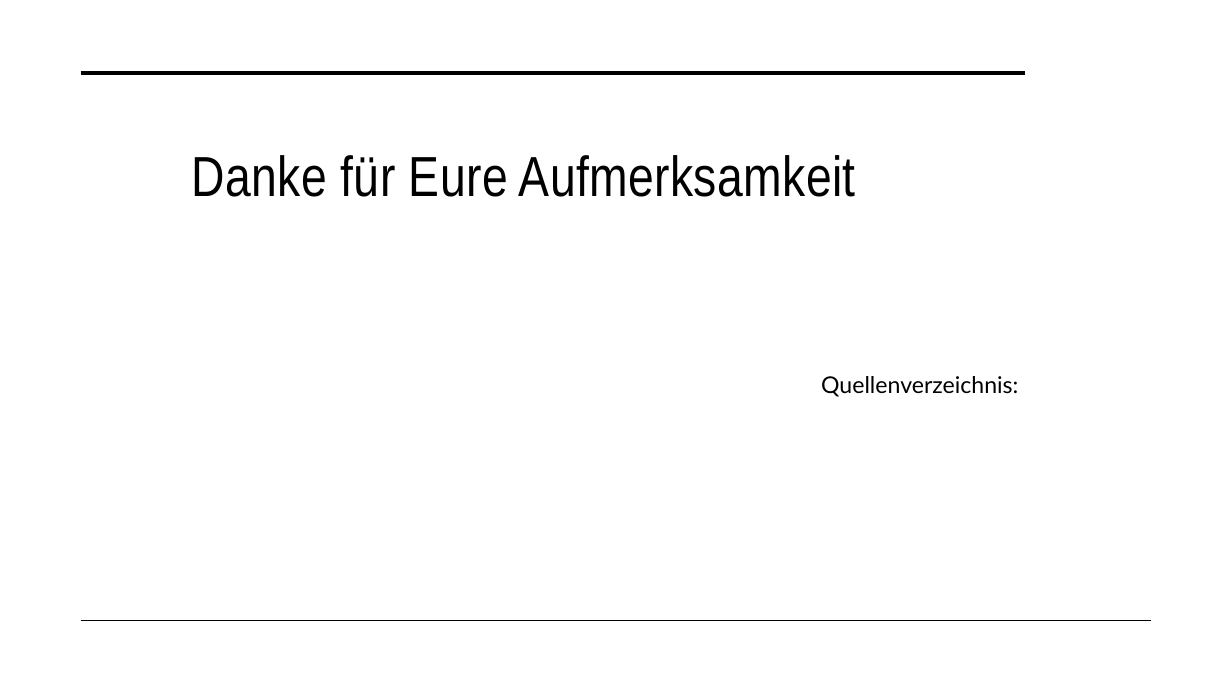
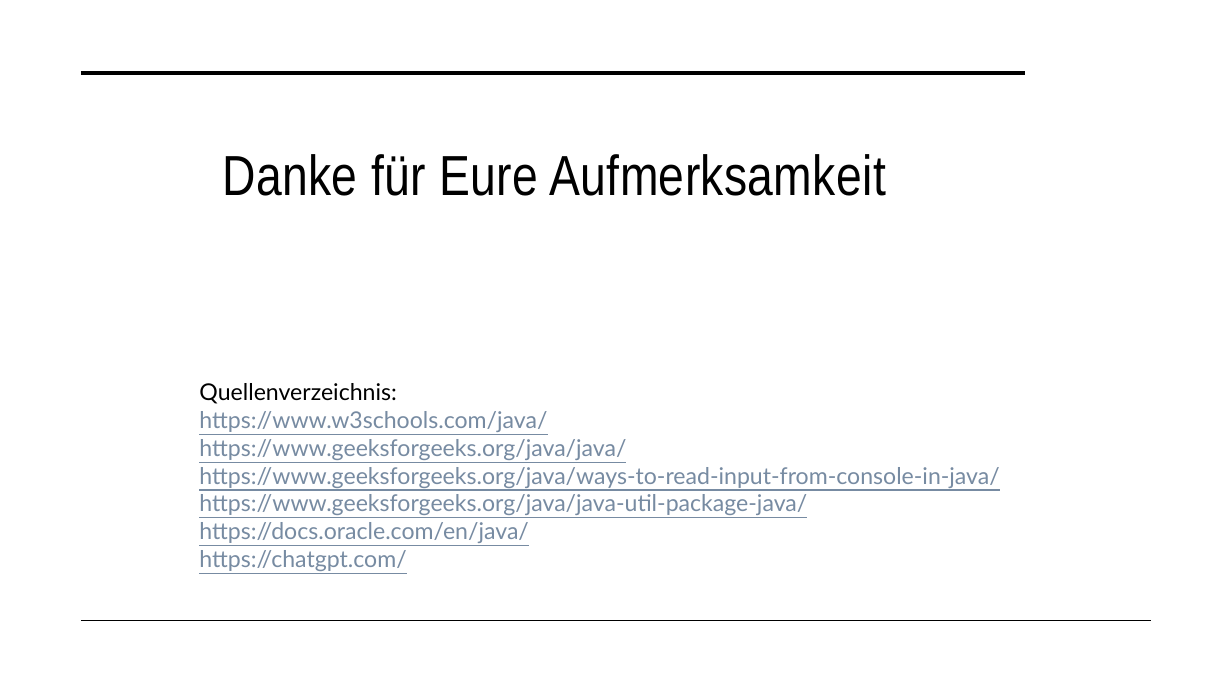
Before and after one commit to rico-coder/Lernprojekt-GitHub, a slide deck: slide 6 of doc/Projektpräsentation_Sportferien.pptx. Drawn at 1232x693 pixels with LibreOffice and Linux fonts; fonts in the diff are those of the drawing; background and template pictures are left out. Boxes give left, top, right and bottom in pixels: in the first picture for what was removed or moved away, otherwise in the second. Text is boxed around its words. In the diff, an @@ line names an element or a change of style, - is before the commit and + after.

```diff
--- a/doc/Projektpräsentation_Sportferien.pptx
+++ b/doc/Projektpräsentation_Sportferien.pptx
@@ title "Danke für Eure Aufmerksamkeit" moved from (x1=192, y1=155, x2=856, y2=197) to (x1=222, y1=154, x2=886, y2=196) @@
@@ text added at (x1=199, y1=383, x2=999, y2=571), 18 pt, text #778BA2, underline @@
+Quellenverzeichnis:
+https://www.w3schools.com/java/
+https://www.geeksforgeeks.org/java/java/
+https://www.geeksforgeeks.org/java/ways-to-read-input-from-console-in-java/
+https://www.geeksforgeeks.org/java/java-util-package-java/
+https://docs.oracle.com/en/java/
+https://chatgpt.com/
@@ text removed at (x1=821, y1=376, x2=1018, y2=397) @@
-Quellenverzeichnis:
```
Also in this commit, not shown: 4 other slides changed, 4 other files.
